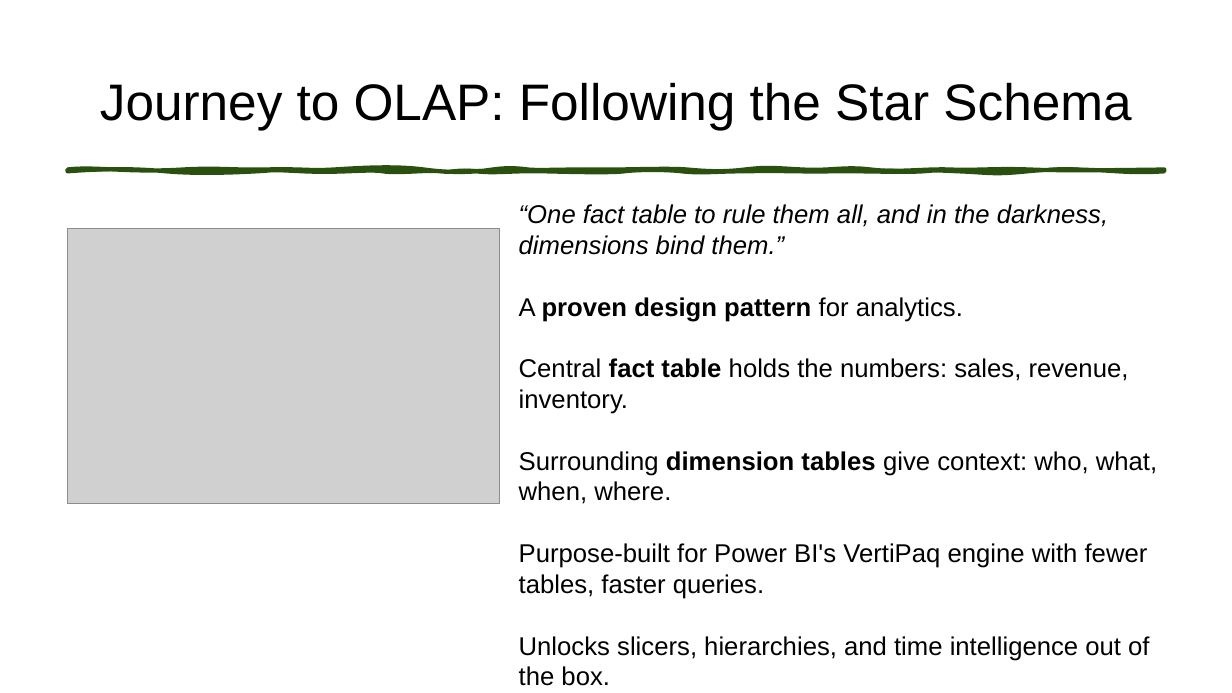
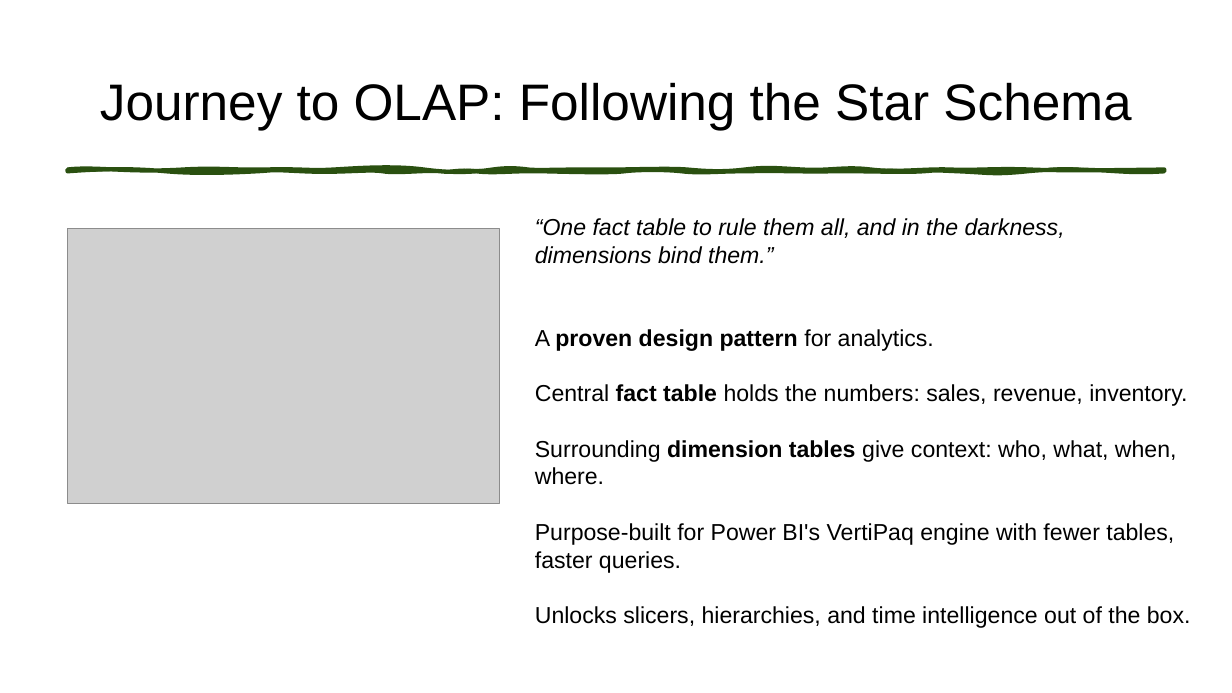
Before and after one commit to Anytsirk12/DataOnWheels, a slide deck: slide 8 of Presentations/Fellowship of the Star Schema/The Fellowship of the Star Schema Transforming OLTP Data for Power BI.pptx. Drawn at 1232x693 pixels with LibreOffice and Linux fonts; fonts in the diff are those of the drawing; grey boxes stand for pictures. Boxes give left, top, right and bottom in pixels: in the first picture for what was removed or moved away, otherwise in the second. Text is boxed around its words. In the diff, an @@ line names an element or a change of style, - is before the commit and + after.

Commit message:
Journey to star schema complete!

```diff
--- a/Presentations/Fellowship of the Star Schema/The Fellowship of the Star Schema Transforming OLTP Data for Power BI.pptx
+++ b/Presentations/Fellowship of the Star Schema/The Fellowship of the Star Schema Transforming OLTP Data for Power BI.pptx
@@ text "“One fact table to rule ...": place and size @@
-text "“One fact table to rule ..." at <box>519,204,1157,686</box>
+text "“One fact table to rule ..." at <box>535,218,1191,628</box>
@@ text at <box>535,218,1065,264</box>: text changed; size 20 to 18 pt @@
-“One fact table to rule them all, and in the darkness, dimensions bind them.”
+“One fact table to rule them all, and in the darkness,
+dimensions bind them.”
@@ text at <box>535,329,1191,628</box>: size 20 to 18 pt in "A proven design pattern for analytics.", "Central fact table holds the numbers: sales, ...", "Surrounding dimension tables give context: who, what, ...", "Purpose-built for Power BI's VertiPaq engine with ..." and 1 more places @@
```
Also in this commit, not shown: 9 other slides changed, 4 other files.
